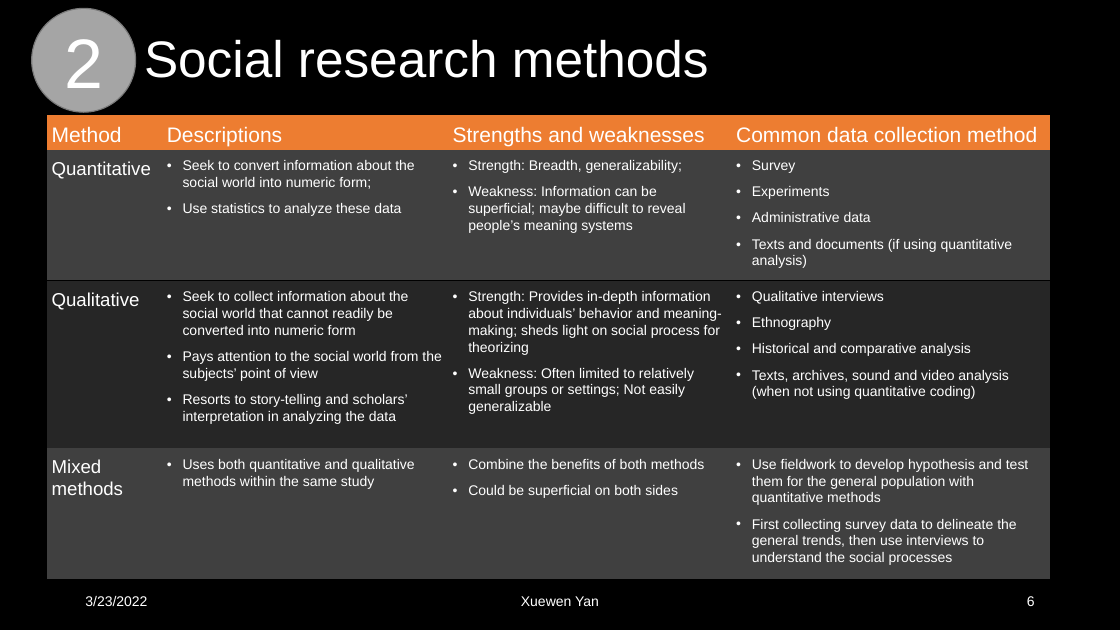
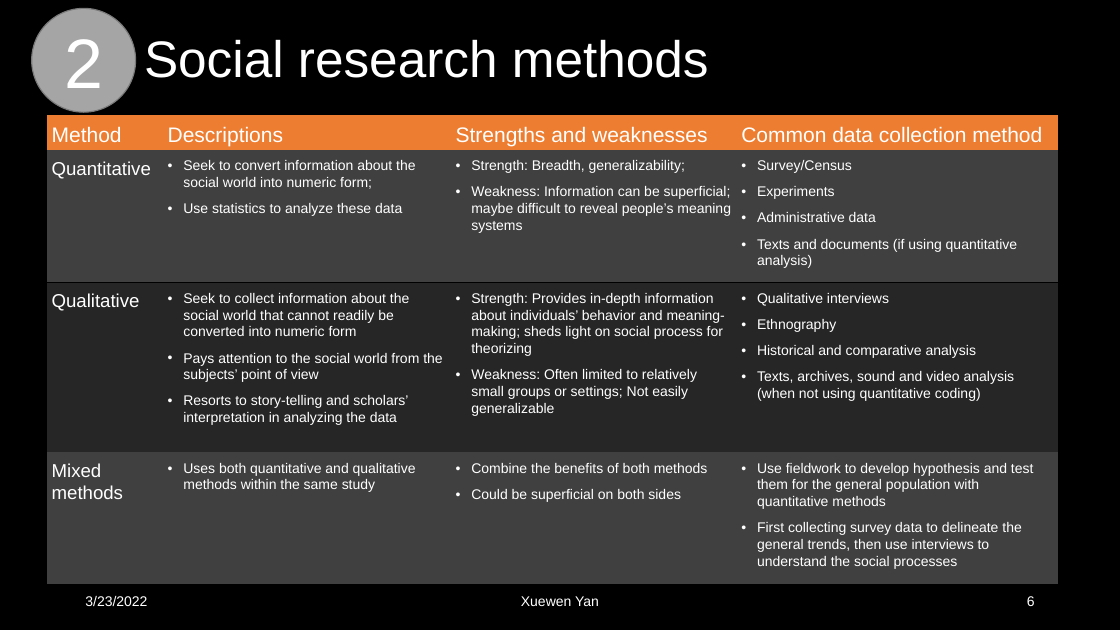
Before and after one commit to XueWenSYan/Intro_to_sociology, a slide deck: slide 6 of Meeting 3.pptx. Drawn at 1120x630 pixels with LibreOffice and Linux fonts; fonts in the diff are those of the drawing. Boxes give left, top, right and bottom in pixels: in the first picture for what was removed or moved away, otherwise in the second. Text is boxed around its words. In the diff, an @@ line names an element or a change of style, - is before the commit and + after.

```diff
--- a/Meeting 3.pptx
+++ b/Meeting 3.pptx
@@ table at [47, 115, 1058, 584] @@
-row 2, column 4: Survey / Experiments / Administrative data / Texts and documents (if using quantitative analysis)
+row 2, column 4: Survey/Census / Experiments / Administrative data / Texts and documents (if using quantitative analysis)
@@ table: place and size @@
-table at [47, 115, 1051, 578]
+table at [47, 115, 1058, 584]
```
Also in this commit, not shown: 1 other slide changed, 1 slide added, 11 other files.
